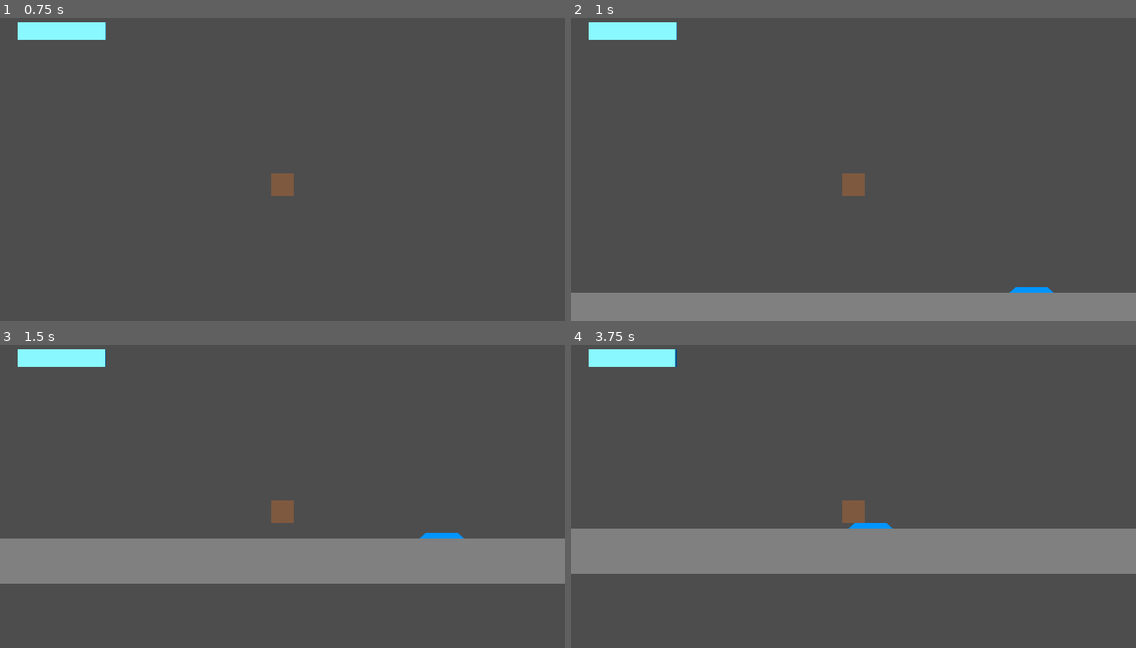
Above: before the commit, frames 1-4 (two rows, left to right).
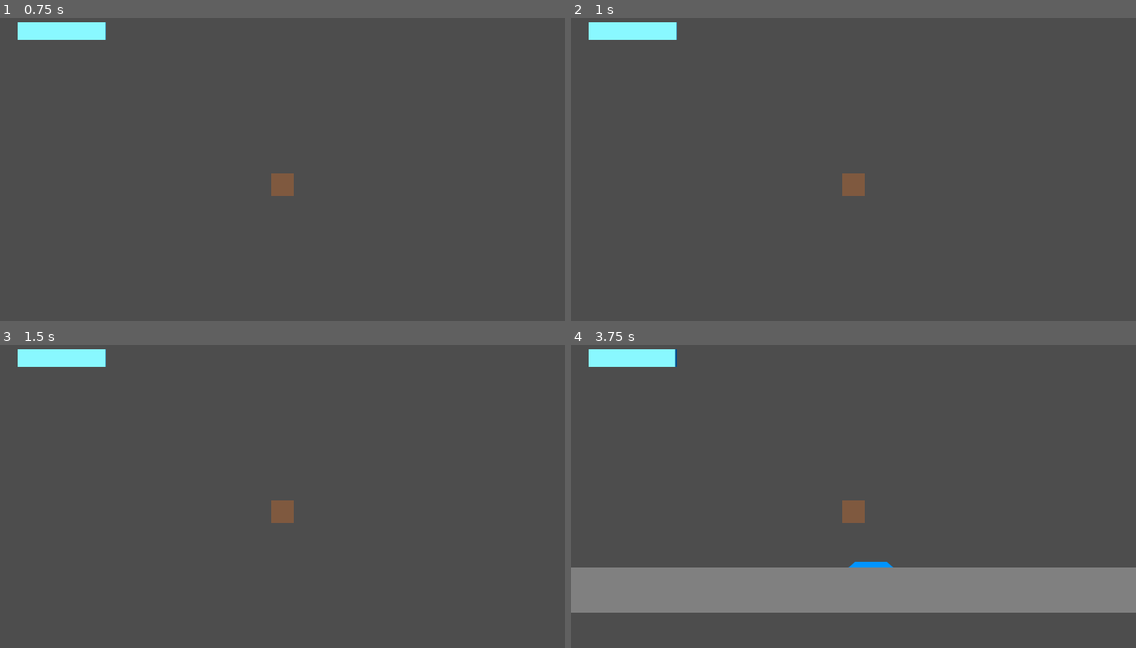
Above: after the commit, the same moments.

Repository: il-Gallone/SpeedJam6
Game: Godot game, scene res://Scenes/test_scene.tscn
The game is run twice, just before and just after one commit, with the same random seed, the same clock (stepped at 60 frames per second) and the same inputs.
Inputs:
- Up to frame 1 (0.75 s): tap Enter at 0.5 s; hold Right (ui_right) from 0.53 s (still down); tap Space (jump) at 0.6 s
- Up to frame 2 (1 s): keep holding Right (ui_right); tap Space (jump) at 0.77 s
- Up to frame 3 (1.5 s): keep holding Right (ui_right); tap Space (jump) at 1.07, 1.35 s
- Up to frame 4 (3.75 s): tap Space (jump) at 1.52, 1.82, 2.1, 2.85, 3.02, 3.32, 3.6 s; release Right (ui_right) at 2.03 s; hold Left (ui_left) 2.03-2.78 s; hold Right (ui_right) from 2.78 s (still down)

Frame 1 is identical in both runs. In frame 2, 9.5% of the frame differs, in the area x 0-100%, y 88-100%; in frame 3, 15%; in frame 4, 26%, in the area x 0-100%, y 58-89%.

Commit message:
Minor Spelling Mistake

Diff:
--- a/Scenes/test_scene.tscn
+++ b/Scenes/test_scene.tscn
@@ -17,6 +17,7 @@
 position = Vector2(280, 185)
 scale = Vector2(0.5, 0.5)
 script = ExtResource("1_857tp")
+maxJumpsAvailable = 2
 
 [node name="CollisionShape2D" type="CollisionShape2D" parent="Player"]
 scale = Vector2(6.4, 6.4)
--- a/Scripts/PlayerController.gd
+++ b/Scripts/PlayerController.gd
@@ -102,7 +102,7 @@
 					battery = maxBattery
 
 func Jump()-> void:
-	velocity.y += jump_speed
+	velocity.y = jump_speed
 	battery -= 1.5
 	jumpsAvailable -= 1
 
